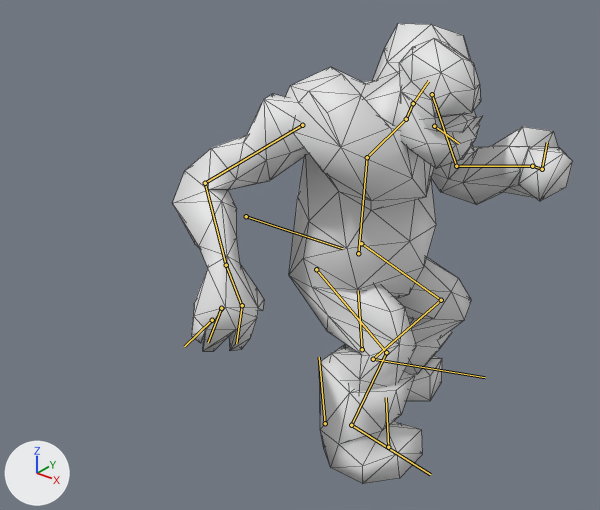
What one commit did to the glTF model public/assets/models/playermodels/ogro2/ogro2.glb.
Camera for both pictures: a camera (50 mm lens) standing at (2.76, -4.32, 2.63) and looking at (-0.47, -0.29, 0.13). Lighting does not change. The marker at lower left points along +X, +Y and +Z. The picture after the commit comes second. Both versions are drawn at frame 2 of the action 'bumflop'; the numbers are the values there. The bones that change, and the others that lie on the model, are drawn over the model as lines. Mesh edges are drawn as thin lines.
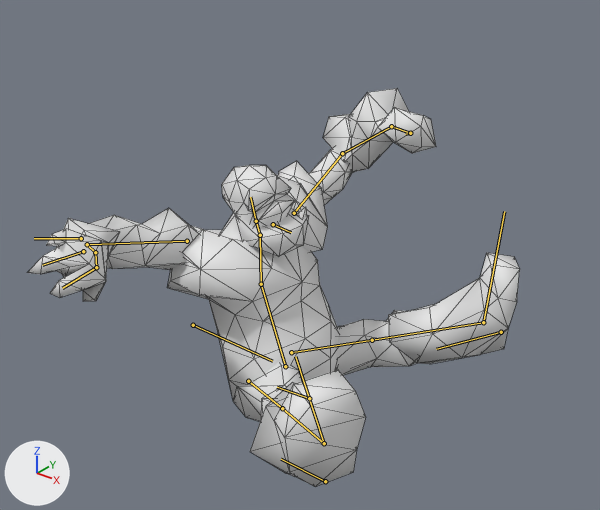
Pixel boxes [x1, y1, x2, y2] of what changed, in the pictures (600 x 510 px):
'Mesh', posed (23% wider, 13% shorter): before [173, 23, 573, 483]; after [27, 88, 520, 487]
bone 'Master', root to tip: before (246, 216) to (342, 248); after (193, 325) to (272, 361)
bone 'Thigh.L', root to tip: before (361, 243) to (441, 300); after (291, 352) to (372, 340)
bone 'Calf.L', root to tip: before (441, 300) to (373, 359); after (372, 340) to (483, 322)
bone 'Foot.L', root to tip: before (373, 359) to (485, 377); after (483, 322) to (504, 211)
bone 'Thigh.R', root to tip: before (316, 269) to (386, 352); after (248, 381) to (282, 408)
bone 'Calf.R', root to tip: before (386, 352) to (351, 425); after (282, 408) to (324, 443)
bone 'Foot.R', root to tip: before (351, 425) to (430, 474); after (324, 443) to (295, 356)
bone 'Waist', root to tip: before (358, 253) to (367, 157); after (285, 366) to (261, 284)
bone 'Chest', root to tip: before (367, 157) to (406, 119); after (261, 284) to (260, 235)
bone 'Head', root to tip: before (413, 103) to (428, 81); after (256, 221) to (250, 197)
bone 'Jaw', root to tip: before (434, 126) to (459, 143); after (273, 224) to (291, 232)
bone 'Bicep.L', root to tip: before (432, 94) to (456, 166); after (294, 213) to (342, 153)
bone 'Forearm.L', root to tip: before (456, 166) to (532, 166); after (342, 153) to (391, 126)
bone 'Hand.L', root to tip: before (532, 166) to (542, 169); after (391, 126) to (410, 133)
bone 'Bicep.R', root to tip: before (302, 125) to (205, 183); after (187, 241) to (87, 244)
bone 'Forearm.R', root to tip: before (205, 183) to (226, 265); after (87, 244) to (95, 252)

The change in detail:
Bone 'Master' (bone_master) moves from (0.0, -0.18, 0.036) to (0.0, -0.847, -1.171).
Bone 'Thigh.L' (bone_thigh_l) turns from (29, -2, 6) to (61, -17, 35) degrees about its own x, y and z.
Bone 'Calf.L' (bone_calf_l) turns from (-27, -2, -9) to (67, -3, 20) degrees about its own x, y and z.
Bone 'Foot.L' (bone_foot_l) turns from (2, 0, 5) to (-47, 0, -59) degrees about its own x, y and z.
Bone 'Thigh.R' (bone_thigh_r) turns from (26, 3, -6) to (51, 14, -38) degrees about its own x, y and z.
Bone 'Calf.R' (bone_calf_r) turns from (-22, 1, 8) to (61, 2, -24) degrees about its own x, y and z.
Bone 'Foot.R' (bone_foot_r) turns from (0, 0, -3) to (-48, 9, 41) degrees about its own x, y and z.
Bone 'Waist' (bone_waist) turns from (4, 0, 3) to (-19, 1, 3) degrees about its own x, y and z.
Bone 'Chest' (bone_chest) turns from (0, 0, 0) to (-14, 1, -2) degrees about its own x, y and z.
Bone 'Head' (bone_head) turns from (3, 9, 0) to (-2, 6, 0) degrees about its own x, y and z.
Bone 'Jaw' (bone_jaw) turns from (0, 0, 0) to (-12, -1, 19) degrees about its own x, y and z.
Bone 'Bicep.L' (bone_bicep_l) moves from (-0.029, -0.077, -0.006) to (-0.03, -0.094, 0.057).
Bone 'Bicep.L' (bone_bicep_l) turns from (-1, -1, 10) to (11, 9, 87) degrees about its own x, y and z.
Bone 'Forearm.L' (bone_forearm_l) turns from (13, -5, -1) to (32, -2, -11) degrees about its own x, y and z.
Bone 'Hand.L' (bone_hand_l) turns from (0, 0, 0) to (11, 0, 7) degrees about its own x, y and z.
Bone 'Bicep.R' (bone_bicep_r) moves from (0.017, -0.065, -0.084) to (0.009, -0.325, -0.002).
Bone 'Bicep.R' (bone_bicep_r) turns from (-30, -5, -14) to (-13, -16, -93) degrees about its own x, y and z.
Bone 'Forearm.R' (bone_forearm_r) turns from (38, 8, -13) to (25, -8, -10) degrees about its own x, y and z.
